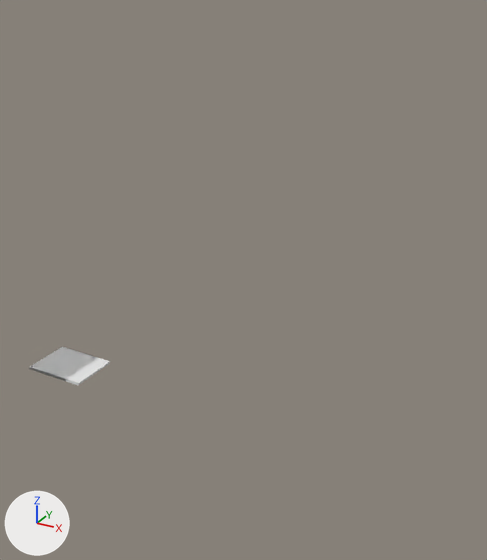
The OBJ model apps/viewer_next/public/sample/walls.obj: old version first, new version second.
Both versions are drawn from a 50 mm camera at (30.1, -29.2, 22.6) aimed at (13.8, 0.3, 7.8). Every picture has the same lights, and +X, +Y and +Z are marked at lower left. The older version comes first. Where no turn or scale is listed for an object, it has been applied to the vertices. Vertices at exactly the same position are counted once.

In view in the first picture: 'walls'.
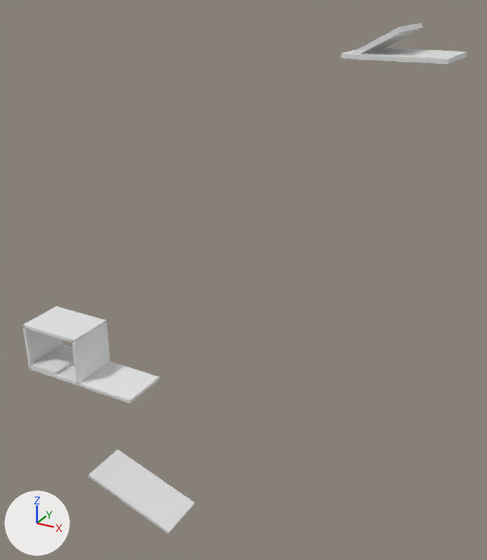
Edits to the bpy script that builds the scene:
```text
Change me_walls:
    used by ob_walls; location = (0.0, 0.0, 0.0)
    remove me_walls.from_pydata(...)  # 34 vertices, 50 faces; spans x -0.1..4.1, y -3.0..0.0, z -0.1..0.1
    add me_walls.from_pydata(...)  # 120 vertices, 156 faces; spans x -0.1..24.2, y -3.2..0.0, z -9.11..21.12
    me_walls part 1: a new loose piece, a box spanning x 0.2..2.2, y -3.0..0.0, z 0.1..0.3
    me_walls part 2: a new loose piece, a box spanning x 20.0..24.0, y -3.0..0.0, z 19.9..20.1
    me_walls part 3: a new loose piece, a box spanning x 20.2..24.2, y -3.2..0.0, z 19.91..20.09
    me_walls part 4
    9 vertices are removed from x 0.0..3.1, y -3.0..0.0, z -0.1..0.1
    22 faces are deleted
    5 vertices move from x 3.0..4.1, y -3.0..0.0, z -0.1..0.1 to x 4.1..8.0, y -3.0..0.0, z -0.1..0.1
    20 vertices are added at x -0.1..22.33, y -3.0, z -9.11..21.12
    19 new vertices lie (0.0, 3.0, 0.0) away from vertices in x -0.1..22.33, y -3.0, z -9.11..21.12
    60 new faces join them
    other edits to the shape of me_walls do not show in these pictures
```

Where the change shows, as pixel boxes [x1, y1, x2, y2] in the pictures (487 x 560 px):
'walls', reshaped (443% wider, 1180% taller): before [29, 347, 110, 386]; after [23, 23, 467, 534]
part 1 of me_walls, added: after [32, 345, 74, 375]
part 2 of me_walls, added: after [341, 48, 462, 58]
part 3 of me_walls, added: after [344, 52, 467, 64]
part 4 of me_walls, built on: before [29, 347, 110, 386]; after [23, 23, 423, 534]
